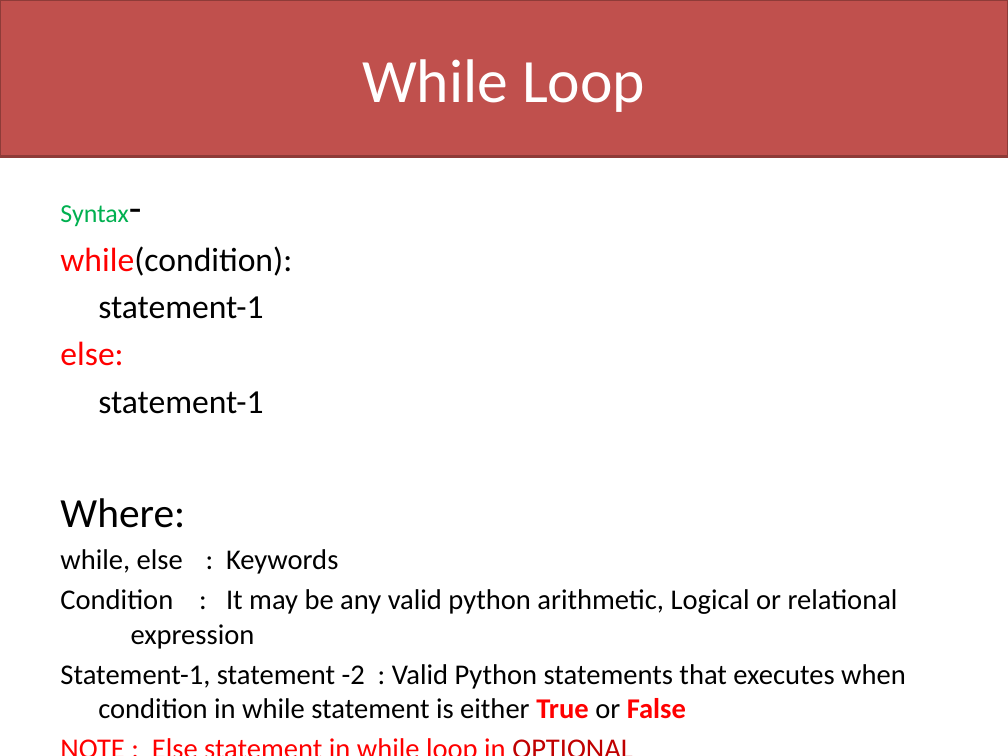
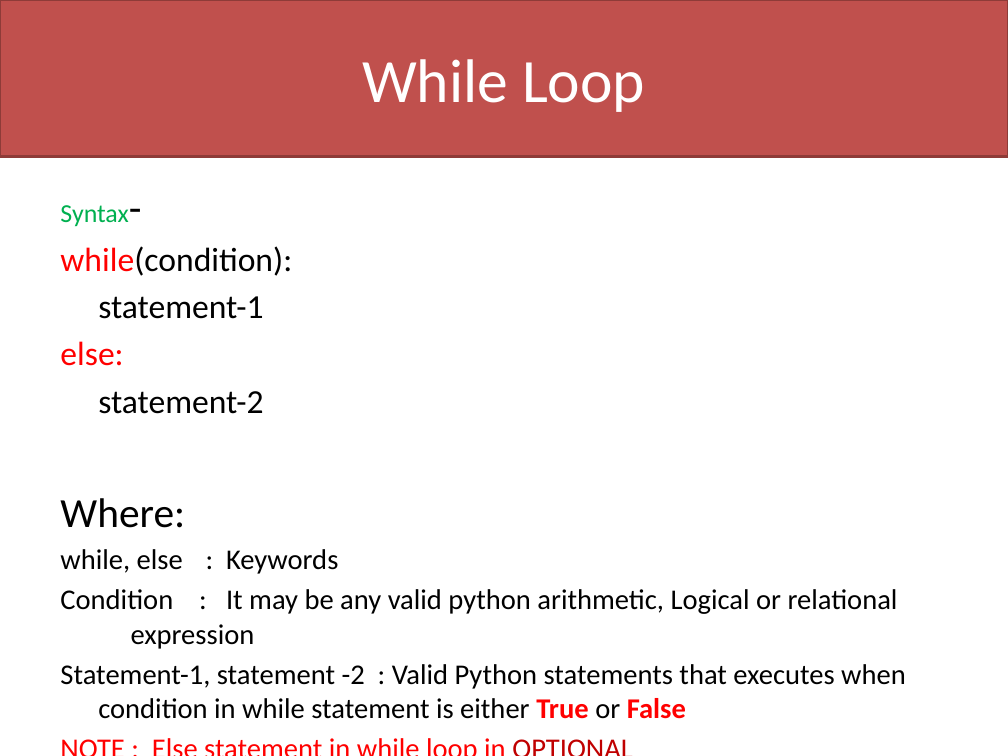
Before and after one commit to davcpscn/XI, a slide deck: slide 3 of Presentations/Looping.pptx. Drawn at 1008x756 pixels with LibreOffice and Linux fonts; fonts in the diff are those of the drawing. Boxes give left, top, right and bottom in pixels: in the first picture for what was removed or moved away, otherwise in the second. Text is boxed around its words. In the diff, an @@ line names an element or a change of style, - is before the commit and + after.

```diff
--- a/Presentations/Looping.pptx
+++ b/Presentations/Looping.pptx
@@ text at box(98, 391, 263, 414): text changed @@
-statement-1
+statement-2
```
Also in this commit, not shown: 6 other slides changed, 3 other files.
